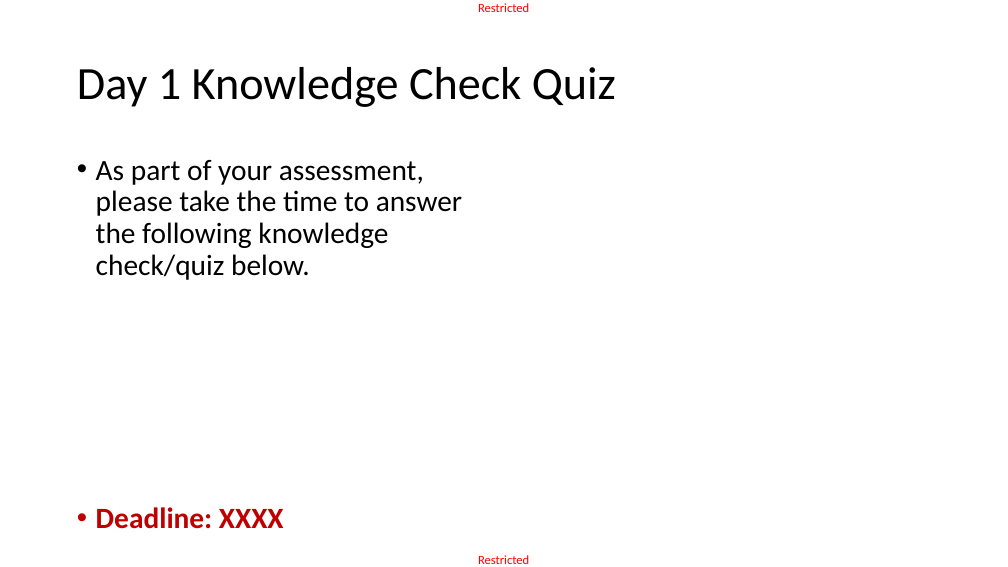
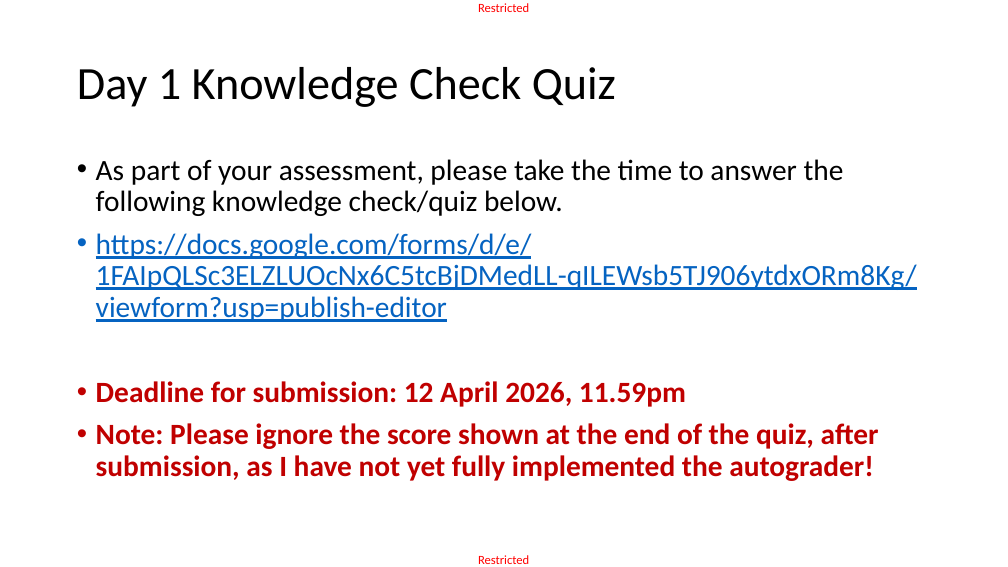
Before and after one commit to matthieudemari/SUTD_ACAD_DL-CV, a slide deck: slide 31 of Day 3 Part 4/D1P4.pptx. Drawn at 1008x567 pixels with LibreOffice and Linux fonts; fonts in the diff are those of the drawing. Boxes give left, top, right and bottom in pixels: in the first picture for what was removed or moved away, otherwise in the second. Text is boxed around its words. In the diff, an @@ line names an element or a change of style, - is before the commit and + after.

```diff
--- a/Day 3 Part 4/D1P4.pptx
+++ b/Day 3 Part 4/D1P4.pptx
@@ text at [96,233,917,481]: text changed @@
-• Deadline: XXXX
+• https://docs.google.com/forms/d/e/1FAIpQLSc3ELZLUOcNx6C5tcBjDMedLL-qILEWsb5TJ906ytdxORm8Kg/viewform?usp=publish-editor
+• Deadline for submission: 12 April 2026, 11.59pm
+• Note: Please ignore the score shown at the end of the quiz, after submission, as I have not yet fully implemented the autograder!
```
Also in this commit, not shown: 5 other files.
